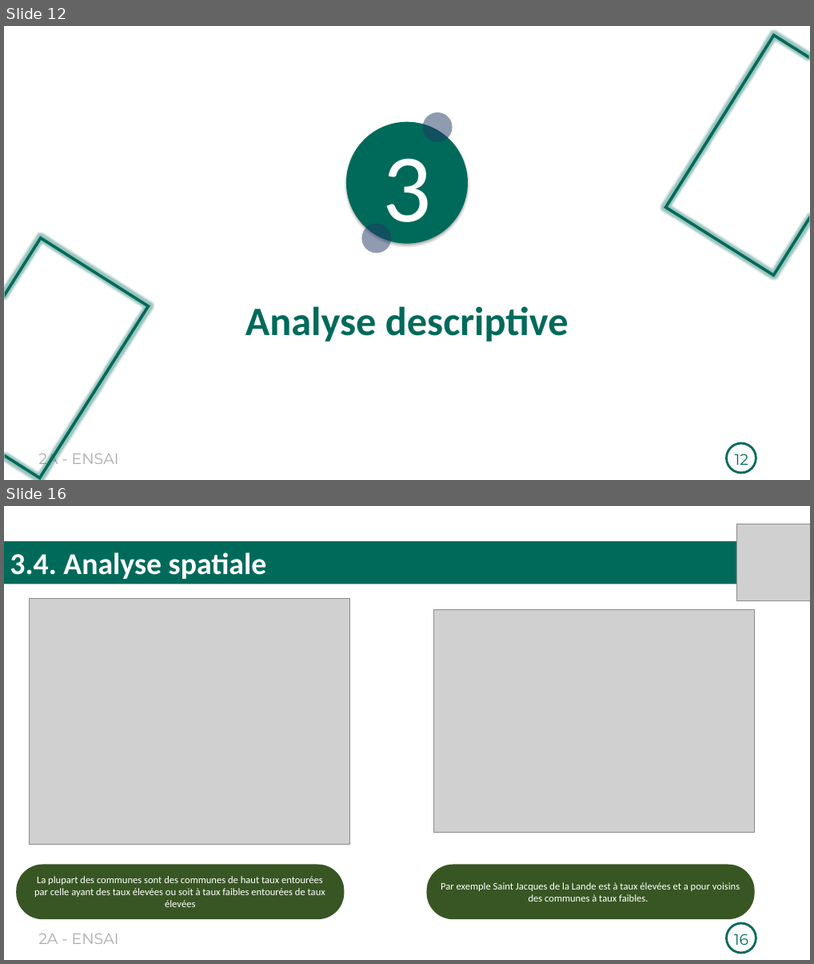
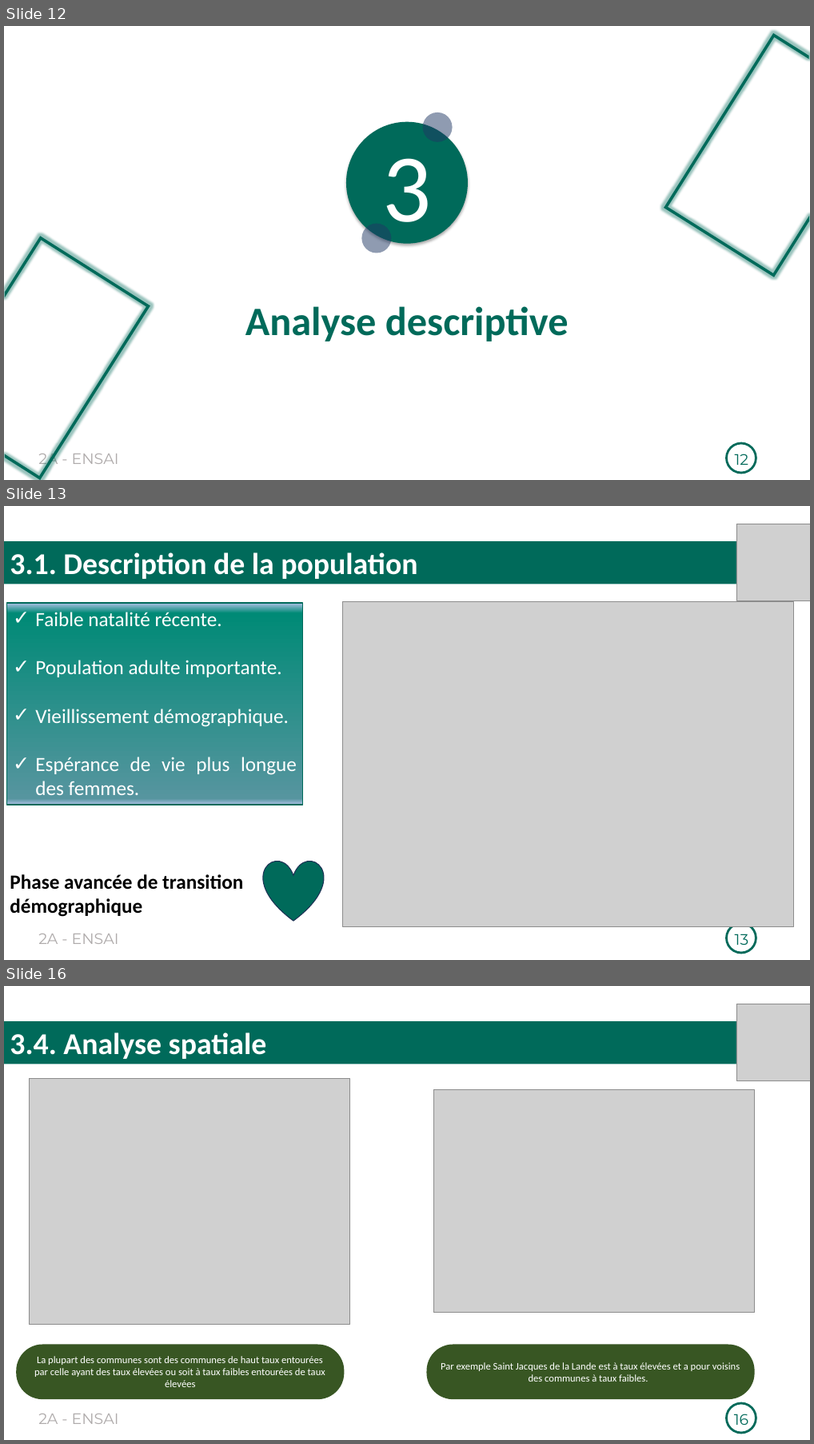
Before and after one commit to Richard-GOZAN/Projet-Stat-2A-Ensai, a slide deck: Présentation/Soutenance_Groupe25.pptx. Shown one above the other, each under a label of ours: slides 12 and 16 before the commit, slides 12, 13 and 16 after it; the slides between them are not shown. The pictures are 814x964 and 814x1444 pixels, drawn with LibreOffice and Linux fonts; fonts in the diff are those of the drawing; grey boxes stand for pictures. Boxes give left, top, right and bottom in pixels: in the first picture for what was removed or moved away, otherwise in the second. Text is boxed around its words. In the diff, an @@ line names an element or a change of style, - is before the commit and + after.

```diff
--- a/Présentation/Soutenance_Groupe25.pptx
+++ b/Présentation/Soutenance_Groupe25.pptx
@@ slide 13 added at (4,506,810,960), background #FFFFFF; not listed: 2 template elements that a slide beside it also shows @@
@@ picture added at (738,524,810,601) @@
@@ rectangle added at (4,541,810,584), fill #006A5A, 36 pt, text #FFFFFF, bold @@
+3.1. Description de la population
@@ picture added at (342,601,794,927) @@
@@ rectangle added at (7,603,303,804), fill gradient #ABC0E4 to #008A76 to #56959F to #C7D5ED, outline #006A5A 1.5 pt, 24 pt, text #FFFFFF @@
+✓ Faible natalité récente.
+✓ Population adulte importante.
+✓ Vieillissement démographique.
+✓ Espérance de vie plus longue des femmes.
@@ heart added at (263,860,324,920), fill #006A5A, outline #1E3256 1 pt @@
@@ text added at (10,874,243,916), 24 pt, text #000000, bold @@
+Phase avancée de transition démographique
@@ page number added at (735,933,749,944), 18 pt, text #006A5A @@
+13
```
Also in this commit, not shown: 5 slides changed, 1 slide removed, 1 other file.
